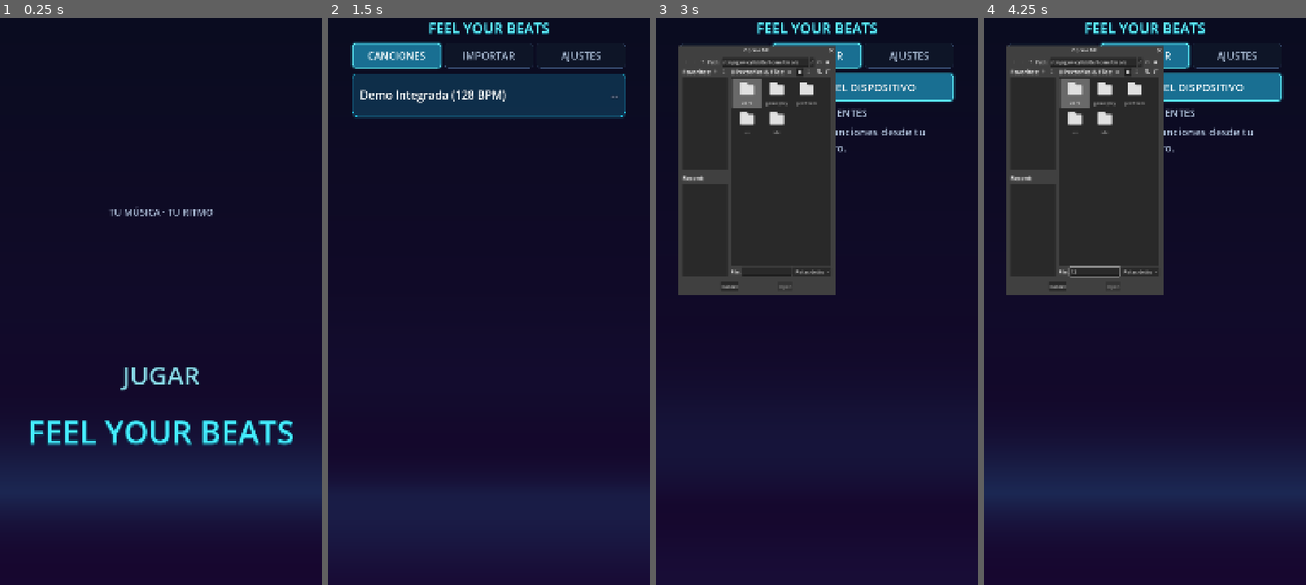
Above: before the commit, frames 1-4 (left to right).
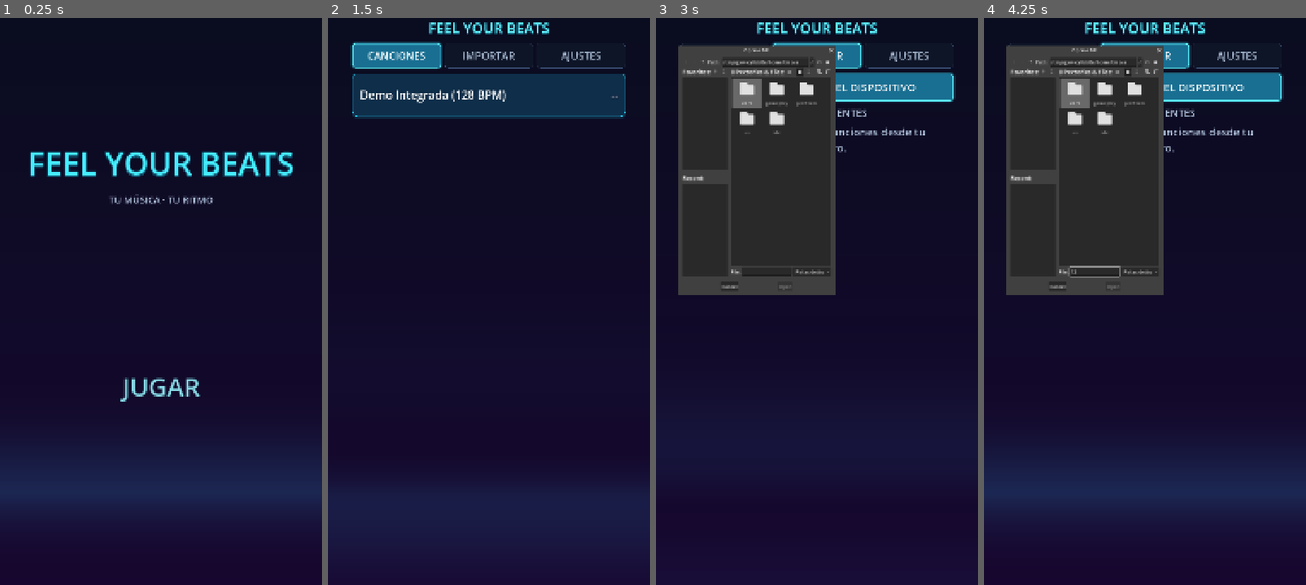
Above: after the commit, the same moments.

Repository: Carrillo524/FeelYourBeats
Game: Godot game, scene res://ui/main_menu.tscn
Two runs of this game, one before a commit and one after it. Both use one fixed random seed, a clock stepped at 60 frames per second and the inputs below.
Inputs (mouse positions are in pixels of both pictures, inside the frame that each line leads up to):
- Up to frame 1 (0.25 s): no input
- Up to frame 2 (1.5 s): click "JUGAR" at 0.5 s; click "CANCIONES" at 1.25 s
- Up to frame 3 (3 s): click "IMPORTAR" at 2 s; click "IMPORTAR CANCIÓN DEL DISPOSIT…" at 2.75 s
- Up to frame 4 (4.25 s): click (1093, 273) at 3.52 s; type "12" at 3.6 s

The runs differ from the first frame. In frame 1, 5.1% of the frame differs, in the area x 9-91%, y 23-76%; in frame 2, nothing differs; in frame 3, less than 0.1%; in frame 4, less than 0.1%.

Commit message:
fix(ui): place main title above subtitle on cover screen

Diff:
--- a/ui/main_menu.gd
+++ b/ui/main_menu.gd
@@ -209,17 +209,30 @@
 	_title_screen_container.position = Vector2.ZERO
 	_title_screen_container.size = Vector2(safe_w, safe_h)
 
-	_hero_title_label.size = Vector2(safe_w - 24.0, 260.0)
-	_hero_title_label.position = Vector2(12.0, safe_h * 0.20)
+	var title_w: float = maxf(240.0, safe_w - 24.0)
+	_hero_title_label.set_anchors_preset(Control.PRESET_TOP_LEFT)
+	_hero_title_label.autowrap_mode = TextServer.AUTOWRAP_OFF
+	_hero_title_label.size = Vector2(title_w, 120.0)
+	_hero_title_label.autowrap_mode = TextServer.AUTOWRAP_WORD_SMART
+	var line_count: int = maxi(1, _hero_title_label.get_line_count())
+	var line_h: float = float(maxi(TITLE_HERO_FONT_SIZE, _hero_title_label.get_line_height()))
+	var computed_title_h: float = (float(line_count) * line_h) + 20.0
+	_hero_title_label.size = Vector2(title_w, computed_title_h)
+	_hero_title_label.position = Vector2(12.0, safe_h * 0.22)
 	_hero_title_label.pivot_offset = _hero_title_label.size * 0.5
 
-	_hero_subtitle_label.size = Vector2(safe_w - 48.0, 56.0)
-	_hero_subtitle_label.position = Vector2(24.0, (safe_h * 0.20) + 258.0)
+	_hero_subtitle_label.set_anchors_preset(Control.PRESET_TOP_LEFT)
+	_hero_subtitle_label.size = Vector2(maxf(220.0, safe_w - 48.0), 56.0)
+	_hero_subtitle_label.position = Vector2(
+		24.0,
+		_hero_title_label.position.y + _hero_title_label.size.y + 16.0
+	)
 
 	var hero_btn_w: float = minf(560.0, safe_w - 48.0)
 	var hero_btn_h: float = 128.0
+	_hero_play_button.set_anchors_preset(Control.PRESET_TOP_LEFT)
 	_hero_play_button.size = Vector2(hero_btn_w, hero_btn_h)
-	_hero_play_button.position = Vector2((safe_w - hero_btn_w) * 0.5, safe_h * 0.60)
+	_hero_play_button.position = Vector2((safe_w - hero_btn_w) * 0.5, safe_h * 0.62)
 	_hero_play_button.pivot_offset = _hero_play_button.size * 0.5
 
 	var pad_x: float = 16.0
@@ -1200,7 +1213,7 @@
 	_hero_title_label.text = "FEEL YOUR BEATS"
 	_hero_title_label.horizontal_alignment = HORIZONTAL_ALIGNMENT_CENTER
 	_hero_title_label.vertical_alignment = VERTICAL_ALIGNMENT_CENTER
-	_hero_title_label.autowrap_mode = TextServer.AUTOWRAP_WORD_SMART
+	_hero_title_label.autowrap_mode = TextServer.AUTOWRAP_OFF
 	_hero_title_label.add_theme_font_size_override("font_size", TITLE_HERO_FONT_SIZE)
 	_hero_title_label.add_theme_color_override("font_color", COLOR_TEXT_ACCENT)
 	_title_screen_container.add_child(_hero_title_label)
